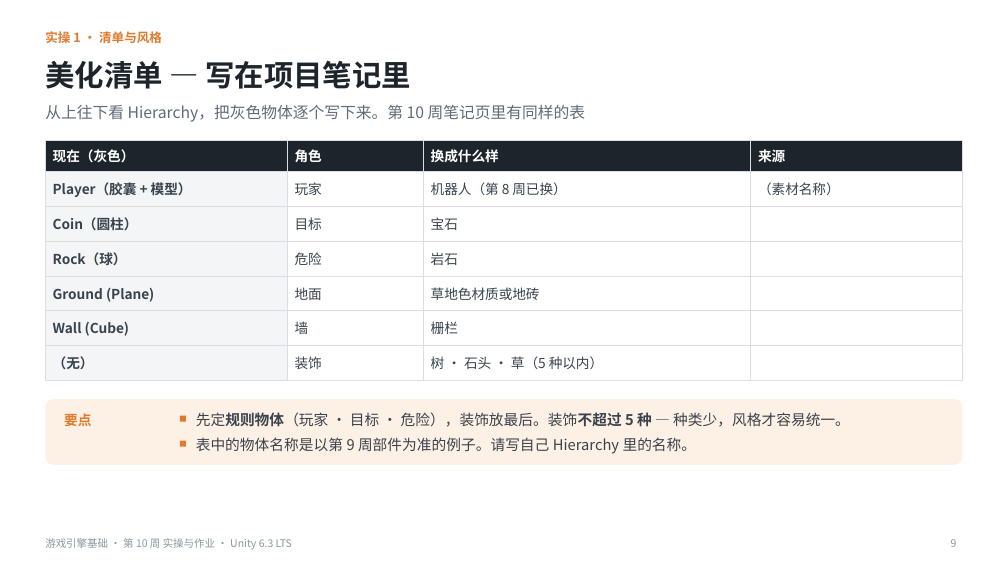
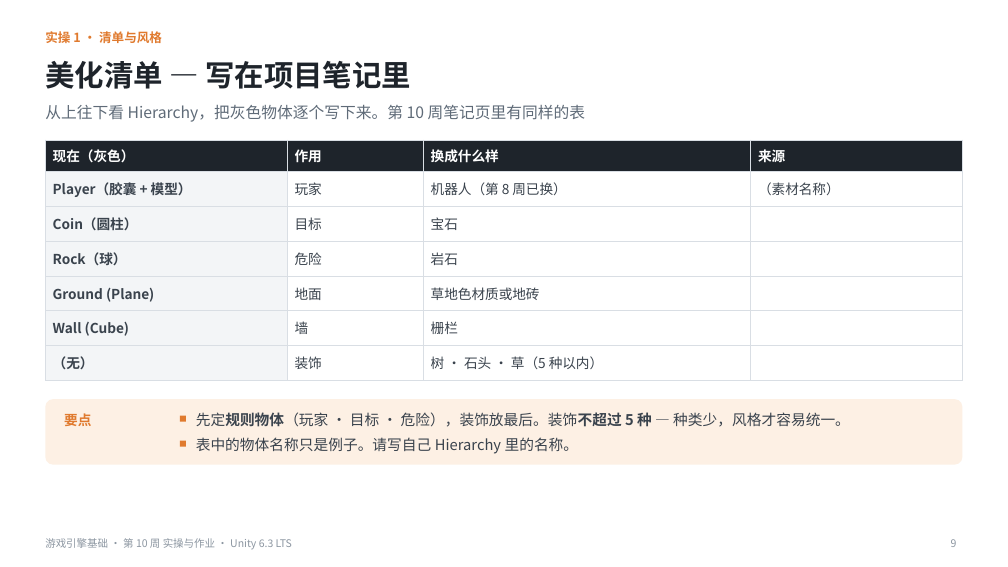
Before and after one commit to iplay-garden/game-engine-basics, a slide deck: slide 9 of 10주차/简体中文/游戏引擎基础_第10周_实操与作业指南_简体中文.pptx. Drawn at 1008x567 pixels with LibreOffice and Linux fonts; fonts in the diff are those of the drawing. Boxes give left, top, right and bottom in pixels: in the first picture for what was removed or moved away, otherwise in the second. Text is boxed around its words. In the diff, an @@ line names an element or a change of style, - is before the commit and + after.

```diff
--- a/10주차/简体中文/游戏引擎基础_第10周_实操与作业指南_简体中文.pptx
+++ b/10주차/简体中文/游戏引擎基础_第10周_实操与作业指南_简体中文.pptx
@@ table at [45,140,963,373] @@
-row 1, column 2: 角色
+row 1, column 2: 作用
@@ text at [196,437,579,454]: text changed @@
-表中的物体名称是以第 9 周部件为准的例子。请写自己 Hierarchy 里的名称。
+表中的物体名称只是例子。请写自己 Hierarchy 里的名称。
```
Also in this commit, not shown: 17 other slides changed, 13 other files.
